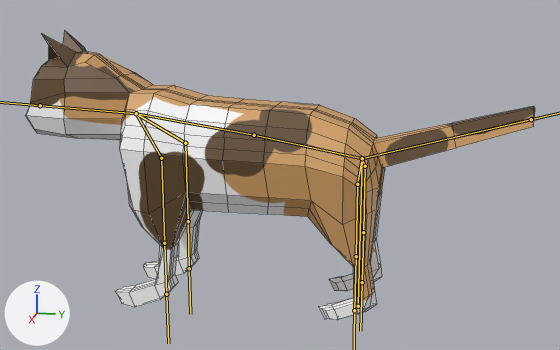
The FBX model T_and_J/Assets/Project/Prefabs/Models/Cat.fbx as it was, and as the next commit left it.
Both versions are drawn from a camera (50 mm lens) standing at (0.48, 0.043, 0.207) and looking at (-0.001, -0.053, 0.087). Every picture has the same lights, and +X, +Y and +Z are marked at lower left. The bones that bend it are drawn over the model as lines. Mesh edges are drawn as thin lines.

Names of what the first picture shows: 'Cat'.
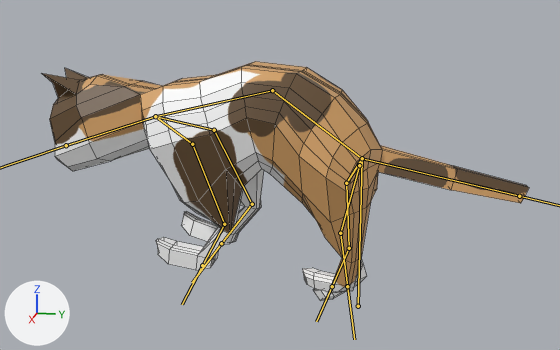
The newer file adds an action. The first version stands in its rest pose; the second is drawn at frame 1 of the action 'Armature|Idle'.

Diff of the bpy script that builds the scene:
```diff
--- a/T_and_J/Assets/Project/Prefabs/Models/Cat.fbx.py
+++ b/T_and_J/Assets/Project/Prefabs/Models/Cat.fbx.py
@@ bone_spine1 @@
 bone_spine1 = bpy.data.objects['Armature'].pose.bones['Spine1']  # child of 'ROOT'
-bone_spine1.rotation_quaternion = (1.0, 0.0, 0.0, 0.0)  # degrees (0, 0, 0)
+bone_spine1.rotation_quaternion = (0.975, -0.222, 0.0, 0.0)  # degrees (-26, 0, 0)
@@ bone_spine2 @@
 bone_spine2 = bpy.data.objects['Armature'].pose.bones['Spine2']  # child of 'Spine1'
-bone_spine2.rotation_quaternion = (1.0, 0.0, 0.0, 0.0)  # degrees (0, 0, 0)
+bone_spine2.rotation_quaternion = (0.916, 0.401, 0.0, 0.0)  # degrees (47, 0, 0)
@@ bone_frontreg1_l @@
 bone_frontreg1_l = bpy.data.objects['Armature'].pose.bones['FrontReg1.L']  # child of 'Shoulder.L'
-bone_frontreg1_l.rotation_quaternion = (1.0, 0.0, 0.0, 0.0)  # degrees (0, 0, 0)
+bone_frontreg1_l.rotation_quaternion = (0.997, 0.059, 0.033, -0.032)  # degrees (7, 4, -3)
@@ bone_frontreg2_l @@
 bone_frontreg2_l = bpy.data.objects['Armature'].pose.bones['FrontReg2.L']  # child of 'FrontReg1.L'
-bone_frontreg2_l.rotation_quaternion = (1.0, 0.0, 0.0, 0.0)  # degrees (0, 0, 0)
+bone_frontreg2_l.rotation_quaternion = (0.919, 0.315, 0.015, 0.236)  # degrees (36, -7, 27)
@@ bone_frontreg1_r @@
 bone_frontreg1_r = bpy.data.objects['Armature'].pose.bones['FrontReg1.R']  # child of 'Shoulder.R'
-bone_frontreg1_r.rotation_quaternion = (1.0, 0.0, 0.0, 0.0)  # degrees (0, 0, 0)
+bone_frontreg1_r.rotation_quaternion = (0.995, -0.015, -0.029, 0.098)  # degrees (-2, -3, 11)
@@ bone_frontreg2_r @@
 bone_frontreg2_r = bpy.data.objects['Armature'].pose.bones['FrontReg2.R']  # child of 'FrontReg1.R'
-bone_frontreg2_r.rotation_quaternion = (1.0, 0.0, 0.0, 0.0)  # degrees (0, 0, 0)
+bone_frontreg2_r.rotation_quaternion = (0.842, 0.453, 0.02, -0.294)  # degrees (52, 17, -30)
@@ bone_tail @@
 bone_tail = bpy.data.objects['Armature'].pose.bones['Tail']  # child of 'ROOT'
-bone_tail.rotation_quaternion = (1.0, 0.0, 0.0, 0.0)  # degrees (0, 0, 0)
+bone_tail.rotation_quaternion = (0.963, -0.252, 0.001, 0.1)  # degrees (-29, 3, 11)
@@ bone_waist_l @@
 bone_waist_l = bpy.data.objects['Armature'].pose.bones['waist.L']  # child of 'ROOT'
-bone_waist_l.rotation_quaternion = (1.0, 0.0, 0.0, 0.0)  # degrees (0, 0, 0)
+bone_waist_l.rotation_quaternion = (0.99, 0.129, 0.054, 0.0)  # degrees (15, 6, 1)
@@ bone_backreg1_l @@
 bone_backreg1_l = bpy.data.objects['Armature'].pose.bones['BackReg1.L']  # child of 'waist.L'
-bone_backreg1_l.rotation_quaternion = (1.0, 0.0, 0.0, 0.0)  # degrees (0, 0, 0)
+bone_backreg1_l.rotation_quaternion = (0.993, 0.017, -0.025, -0.111)  # degrees (2, -3, -13)
@@ bone_backreg2_l @@
 bone_backreg2_l = bpy.data.objects['Armature'].pose.bones['BackReg2.L']  # child of 'BackReg1.L'
-bone_backreg2_l.rotation_quaternion = (1.0, 0.0, 0.0, 0.0)  # degrees (0, 0, 0)
+bone_backreg2_l.rotation_quaternion = (0.981, 0.19, 0.012, -0.027)  # degrees (22, 2, -3)
@@ bone_waist_r @@
 bone_waist_r = bpy.data.objects['Armature'].pose.bones['waist.R']  # child of 'ROOT'
-bone_waist_r.rotation_quaternion = (1.0, 0.0, 0.0, 0.0)  # degrees (0, 0, 0)
+bone_waist_r.rotation_quaternion = (0.997, 0.07, -0.029, 0.0)  # degrees (8, -3, 0)
@@ bone_backreg1_r @@
 bone_backreg1_r = bpy.data.objects['Armature'].pose.bones['BackReg1.R']  # child of 'waist.R'
-bone_backreg1_r.rotation_quaternion = (1.0, 0.0, 0.0, 0.0)  # degrees (0, 0, 0)
+bone_backreg1_r.rotation_quaternion = (0.982, 0.136, -0.007, 0.13)  # degrees (15, -3, 15)
@@ bone_backreg2_r @@
 bone_backreg2_r = bpy.data.objects['Armature'].pose.bones['BackReg2.R']  # child of 'BackReg1.R'
-bone_backreg2_r.rotation_quaternion = (1.0, 0.0, 0.0, 0.0)  # degrees (0, 0, 0)
+bone_backreg2_r.rotation_quaternion = (0.978, -0.206, 0.03, -0.031)  # degrees (-24, 3, -4)
```

What differs and where, as boxes (x1, y1, x2, y2) in the pictures (560 x 350 px):
'Cat', posed (17% shorter)
    before: (26, 31, 535, 320)
    after: (42, 61, 529, 301)
bone 'Spine1', root to tip
    before: (362, 158) to (254, 135)
    after: (362, 158) to (272, 90)
bone 'Spine2', root to tip
    before: (254, 135) to (136, 113)
    after: (272, 90) to (155, 116)
bone 'FrontReg1.L', root to tip
    before: (161, 158) to (164, 243)
    after: (192, 144) to (224, 224)
bone 'FrontReg2.L', root to tip
    before: (164, 243) to (166, 294)
    after: (224, 224) to (202, 265)
bone 'FrontReg1.R', root to tip
    before: (185, 143) to (188, 221)
    after: (214, 130) to (252, 204)
bone 'FrontReg2.R', root to tip
    before: (188, 221) to (189, 268)
    after: (252, 204) to (221, 243)
bone 'Tail', root to tip
    before: (362, 158) to (531, 119)
    after: (362, 158) to (519, 196)
bone 'waist.L', root to tip
    before: (362, 158) to (357, 184)
    after: (362, 158) to (346, 183)
bone 'BackReg1.L', root to tip
    before: (357, 184) to (356, 256)
    after: (346, 183) to (349, 248)
bone 'BackReg2.L', root to tip
    before: (356, 256) to (354, 310)
    after: (349, 248) to (332, 286)
bone 'waist.R', root to tip
    before: (362, 158) to (365, 166)
    after: (362, 158) to (359, 165)
bone 'BackReg1.R', root to tip
    before: (365, 166) to (363, 232)
    after: (359, 165) to (340, 233)
bone 'BackReg2.R', root to tip
    before: (363, 232) to (362, 282)
    after: (340, 233) to (347, 286)
